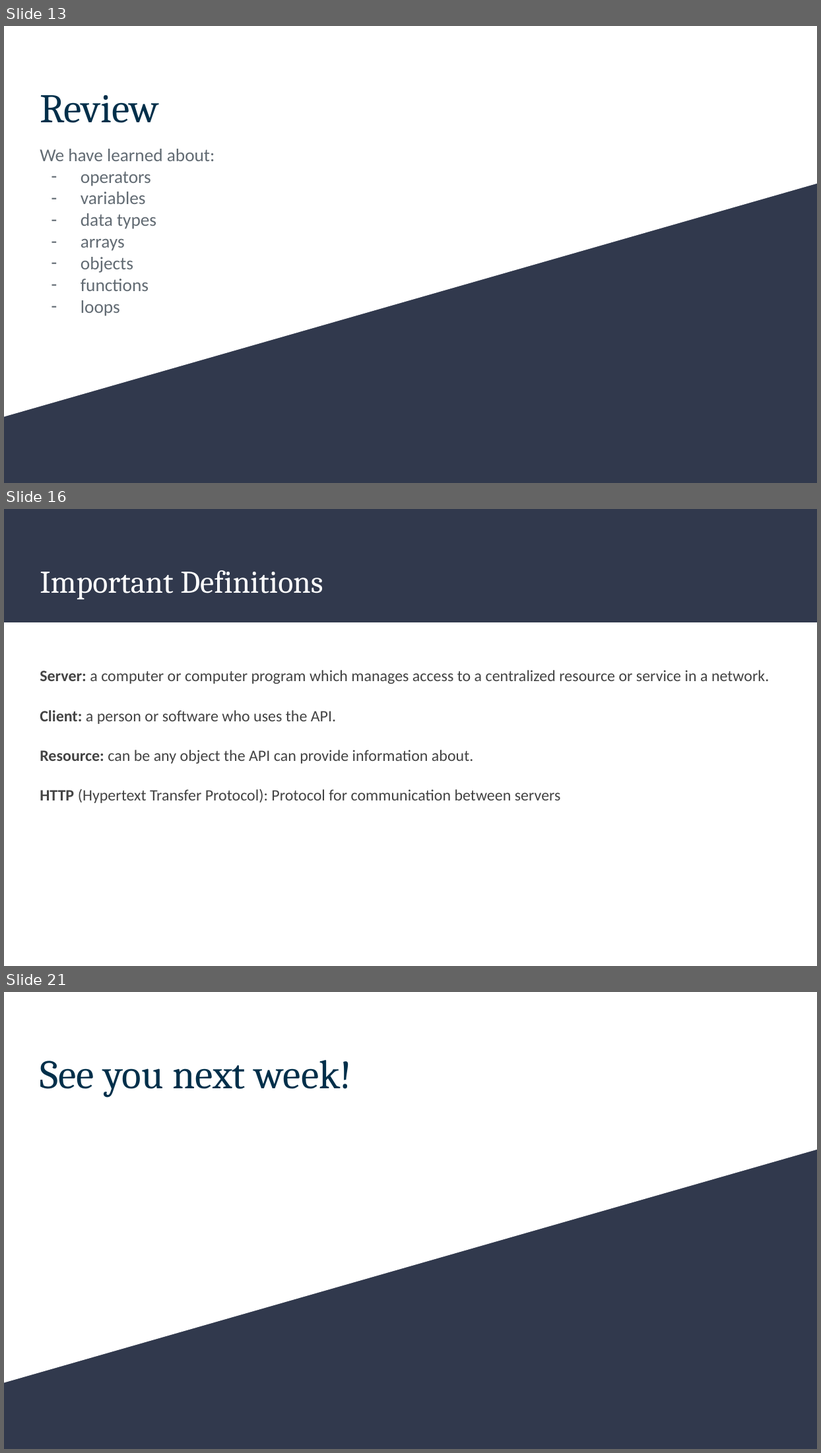
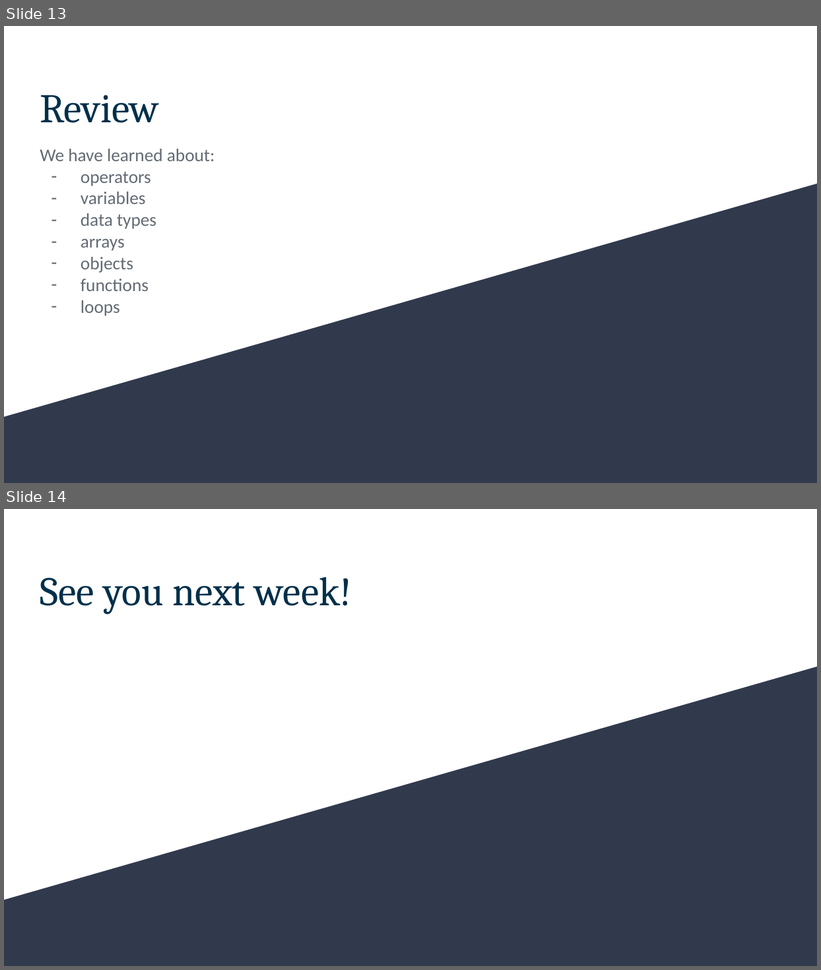
Before and after one commit to soyeonjangg/W20-Lessons, a slide deck: webdev/lesson-1/lesson-1.pptx. Shown one above the other, each under a label of ours: slides 13, 16 and 21 before the commit, slides 13 and 14 after it; the slides between them are not shown. The pictures are 821x1453 and 821x970 pixels, drawn with LibreOffice and Linux fonts; fonts in the diff are those of the drawing. Boxes give left, top, right and bottom in pixels: in the first picture for what was removed or moved away, otherwise in the second. Text is boxed around its words. In the diff, an @@ line names an element or a change of style, - is before the commit and + after.

```diff
--- a/webdev/lesson-1/lesson-1.pptx
+++ b/webdev/lesson-1/lesson-1.pptx
@@ slide 16 removed at (4, 509, 817, 966), background #FFFFFF @@
@@ rectangle removed at (4, 509, 817, 623) @@
@@ title removed at (40, 570, 323, 599) @@
-Important Definitions
@@ subtitle removed at (40, 670, 769, 803) @@
-Server: a computer or computer program which manages access to a centralized resource or service in a network.
-Client: a person or software who uses the API.
-Resource: can be any object the API can provide information about.
-HTTP (Hypertext Transfer Protocol): Protocol for communication between servers
@@ what was slide 21 is now slide 14 @@
```
Also in this commit, not shown: 2 slides changed, 7 other slides removed, 3 other files.
